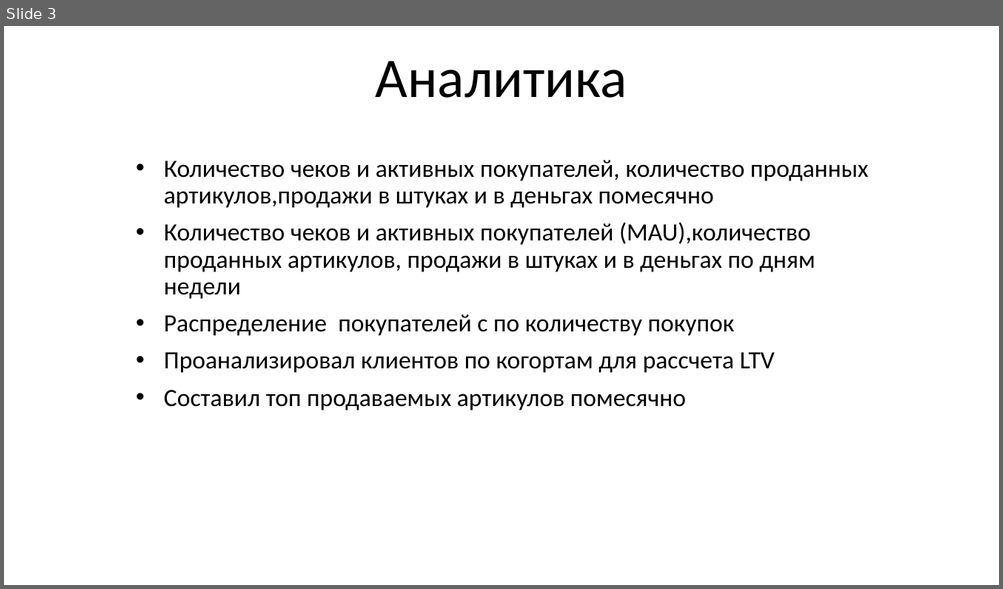
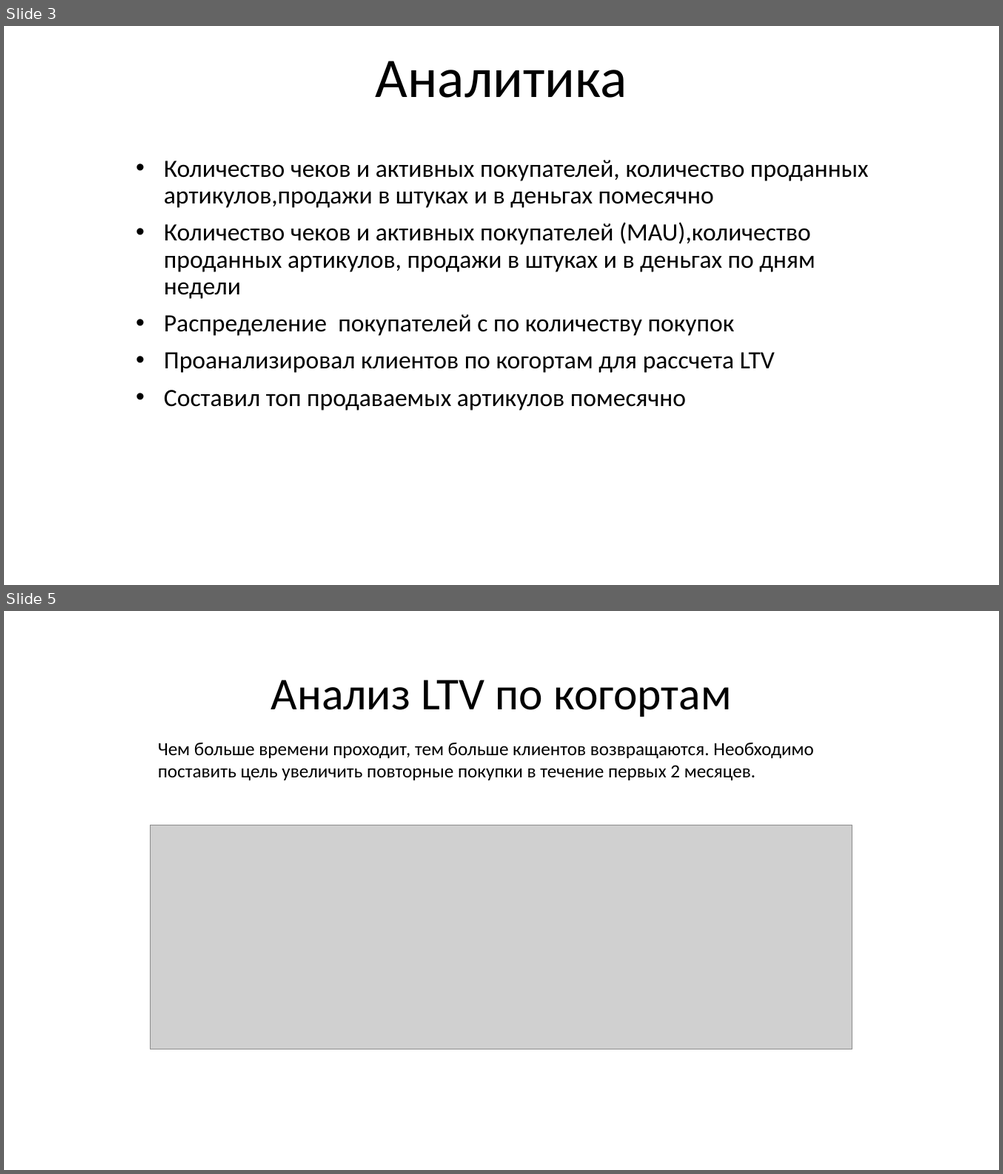
Before and after one commit to dsemen/netology, a slide deck: Презентация.pptx. Shown one above the other, each under a label of ours: slide 3 before the commit, slides 3 and 5 after it; the slides between them are not shown. The pictures are 1003x589 and 1003x1174 pixels, drawn with LibreOffice and Linux fonts; fonts in the diff are those of the drawing; grey boxes stand for pictures. Boxes give left, top, right and bottom in pixels: in the first picture for what was removed or moved away, otherwise in the second. Text is boxed around its words. In the diff, an @@ line names an element or a change of style, - is before the commit and + after.

```diff
--- a/Презентация.pptx
+++ b/Презентация.pptx
@@ slide 5 added at (4,611,999,1170), background #FFFFFF @@
@@ title added at (271,680,731,717), 44 pt, text #000000 @@
+Анализ LTV по когортам
@@ text added at (158,743,814,780), 18 pt, text #000000 @@
+Чем больше времени проходит, тем больше клиентов возвращаются. Необходимо поставить цель увеличить повторные покупки в течение первых 2 месяцев.
@@ picture added at (151,825,852,1050) @@
```
Also in this commit, not shown: 1 slide changed, 3 other slides added, 4 slides removed.
